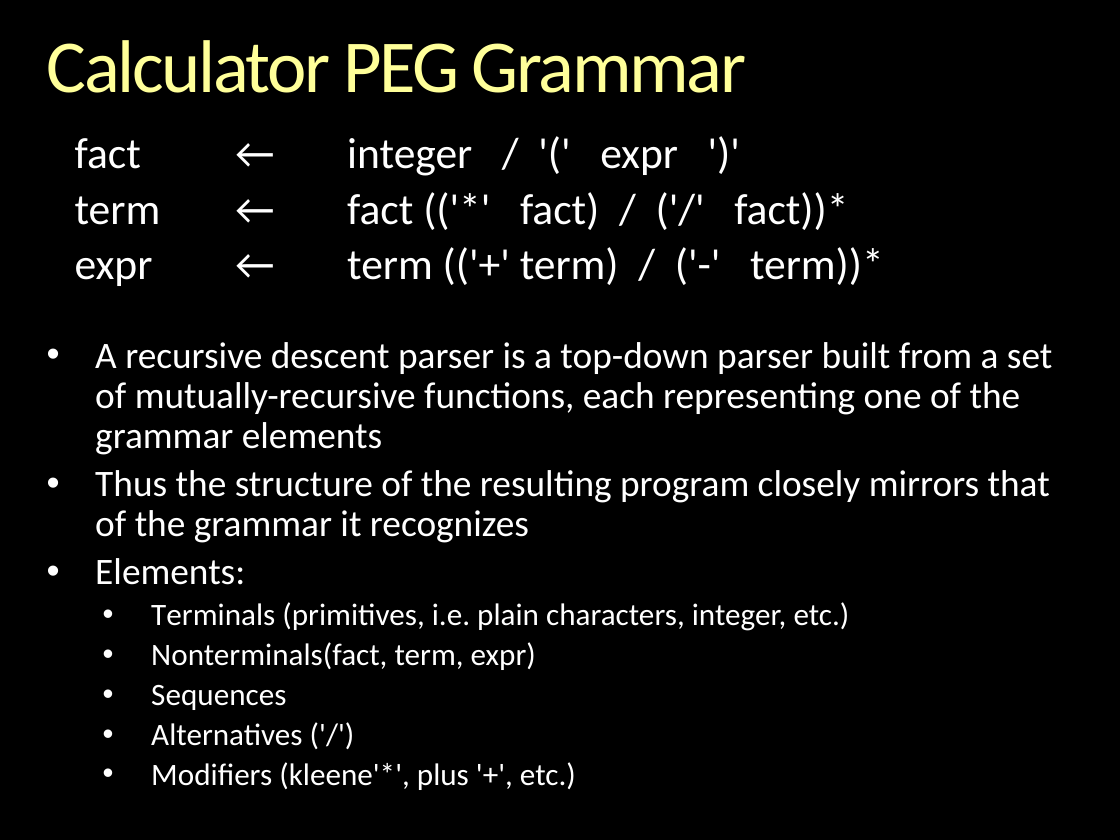
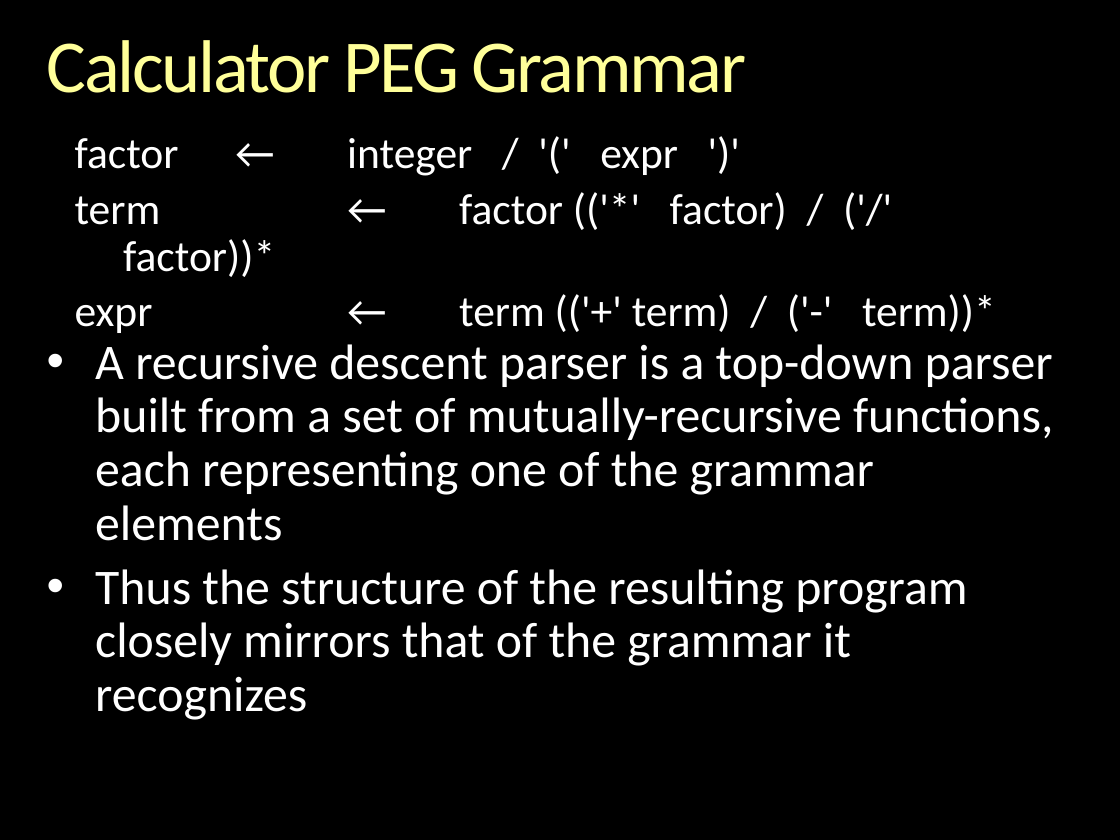
Before and after one commit to boostorg/spirit, a slide deck: slide 9 of libs/spirit/doc/cppnow_2013/Inside Spirit X3.pptx (slide 10 before the commit). Drawn at 1120x840 pixels with LibreOffice and Linux fonts; fonts in the diff are those of the drawing; background and template pictures are left out. Boxes give left, top, right and bottom in pixels: in the first picture for what was removed or moved away, otherwise in the second. Text is boxed around its words. In the diff, an @@ line names an element or a change of style, - is before the commit and + after.

Commit message:
slides update

```diff
--- a/libs/spirit/doc/cppnow_2013/Inside Spirit X3.pptx
+++ b/libs/spirit/doc/cppnow_2013/Inside Spirit X3.pptx
@@ text at <box>75,138,787,230</box>: text changed @@
-fact ← integer / '(' expr ')'
-term ← fact (('*' fact) / ('/' fact))*
+factor ← integer / '(' expr ')'
+term ← factor (('*' factor) / ('/' factor))*
@@ text "A recursive descent parser is ..." at <box>95,344,1053,720</box>: size 24 to 32 pt; more space between paragraphs @@
@@ text at <box>95,558,850,790</box>: paragraphs removed @@
-• Elements:
-  • Terminals (primitives, i.e. plain characters, integer, etc.)
-  • Nonterminals(fact, term, expr)
-  • Sequences
-  • Alternatives ('/')
-  • Modifiers (kleene'*', plus '+', etc.)
```
Also in this commit, not shown: 14 other slides changed, 1 slide added, 5 slides removed.
